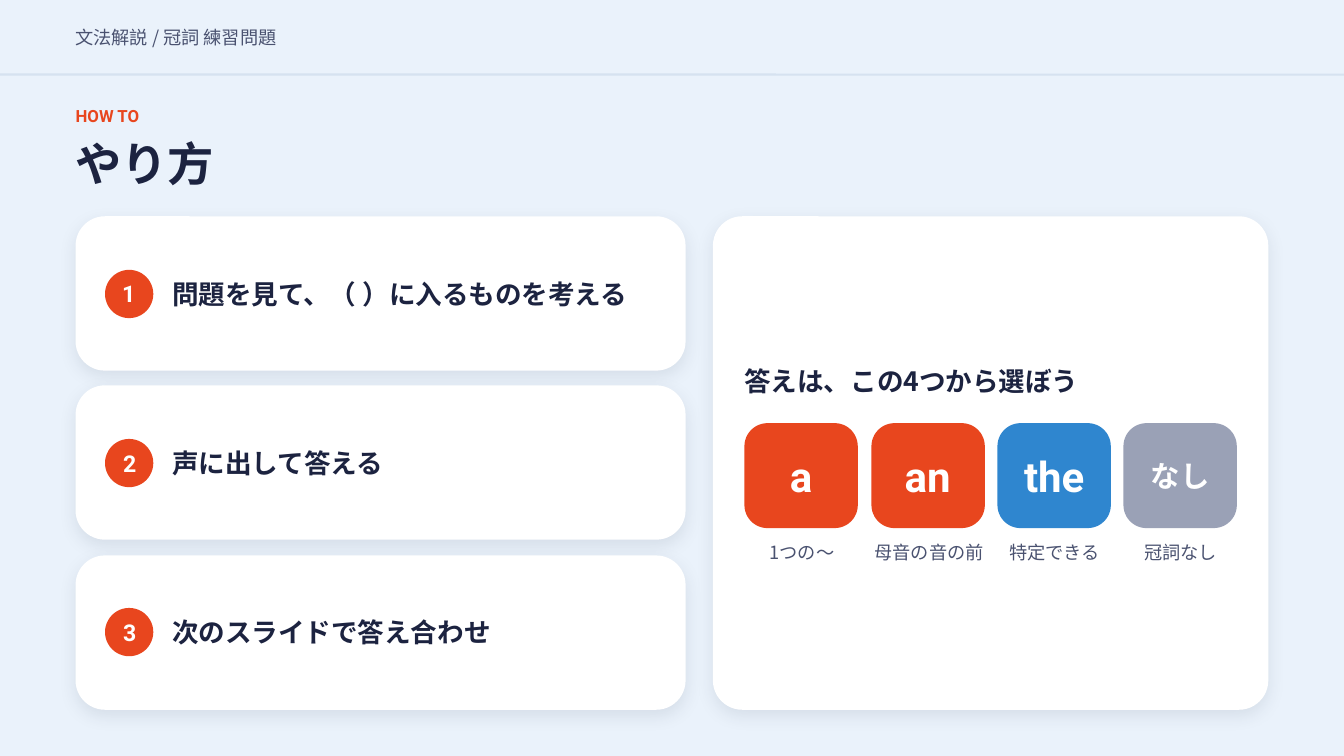
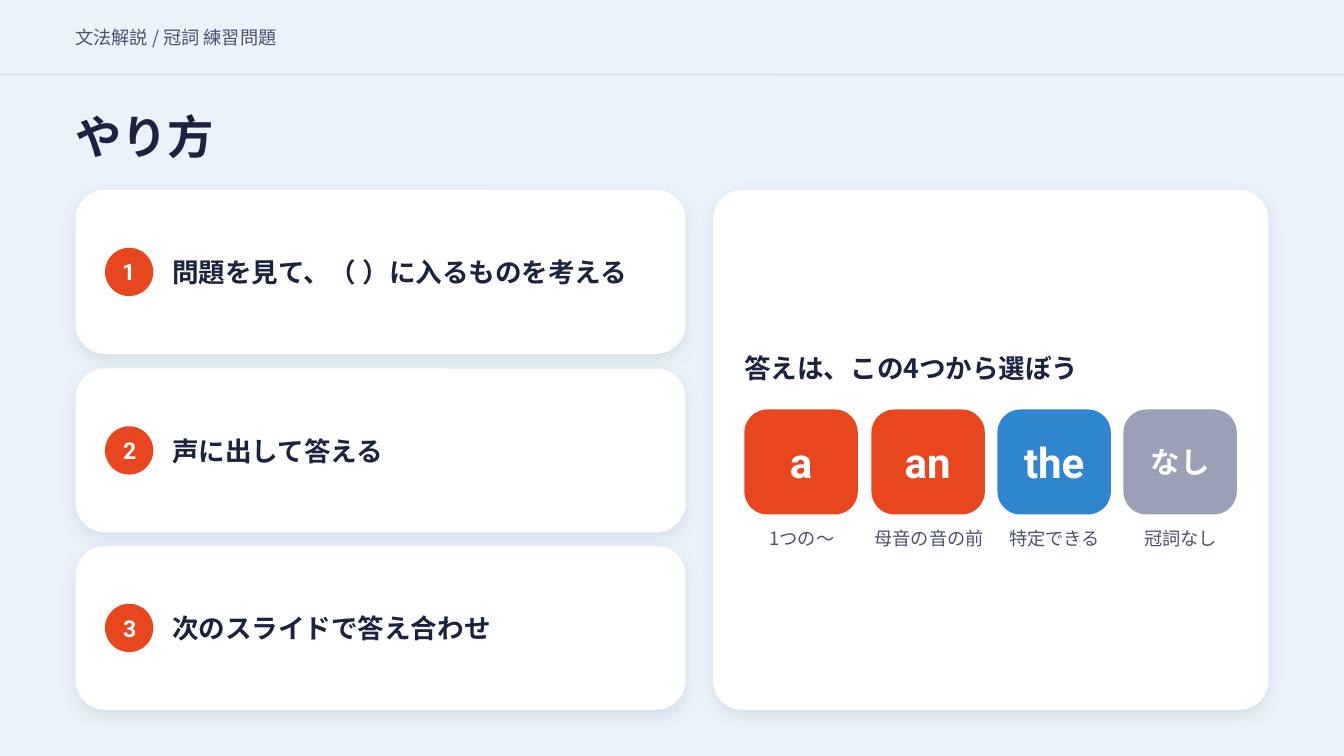
Before and after one commit to hinakajisaki-dev/hina-english, a slide deck: slide 2 of matome/articles-3/articles-3-slides.pptx. Drawn at 1344x756 pixels with LibreOffice and Linux fonts; fonts in the diff are those of the drawing. Boxes give left, top, right and bottom in pixels: in the first picture for what was removed or moved away, otherwise in the second. Text is boxed around its words. In the diff, an @@ line names an element or a change of style, - is before the commit and + after.

```diff
--- a/matome/articles-3/articles-3-slides.pptx
+++ b/matome/articles-3/articles-3-slides.pptx
@@ text "やり方": place and size @@
-text "やり方" at box(76, 141, 215, 185)
+text "やり方" at box(76, 114, 215, 158)
@@ text removed at box(76, 110, 139, 122) @@
-HOW TO
@@ proportions changed in 4 elements at box(76, 546, 686, 710), box(713, 191, 1268, 711), box(76, 369, 686, 532), box(76, 191, 686, 354) @@
@@ rounded rectangle: place and size @@
-rounded rectangle at box(76, 217, 686, 371)
+rounded rectangle at box(76, 191, 686, 354)
@@ rounded rectangle: place and size @@
-rounded rectangle at box(713, 217, 1268, 711)
+rounded rectangle at box(713, 191, 1268, 711)
@@ 2 texts, 1 ellipse: place and size @@
-2 texts, 1 ellipse at box(105, 270, 628, 319)
+2 texts, 1 ellipse at box(105, 248, 628, 296)
@@ rounded rectangle: place and size @@
-rounded rectangle at box(76, 385, 686, 539)
+rounded rectangle at box(76, 369, 686, 532)
@@ 11 texts, 4 rounded rectangles, 1 ellipse: place and size @@
-11 texts, 4 rounded rectangles, 1 ellipse at box(105, 368, 1237, 561)
+11 texts, 4 rounded rectangles, 1 ellipse at box(105, 355, 1237, 547)
@@ rounded rectangle: place and size @@
-rounded rectangle at box(76, 556, 686, 710)
+rounded rectangle at box(76, 546, 686, 710)
@@ 2 texts, 1 ellipse: place and size @@
-2 texts, 1 ellipse at box(105, 608, 490, 656)
+2 texts, 1 ellipse at box(105, 604, 490, 652)
```
Also in this commit, not shown: 55 other slides changed, 7 other files.
